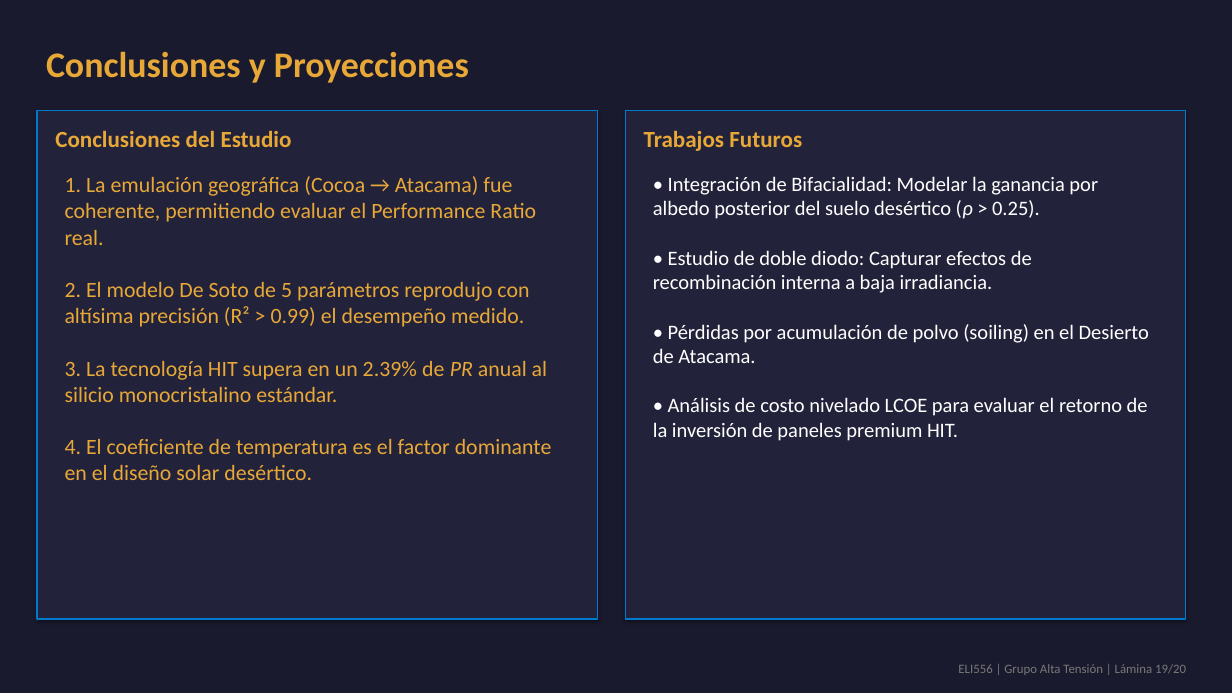
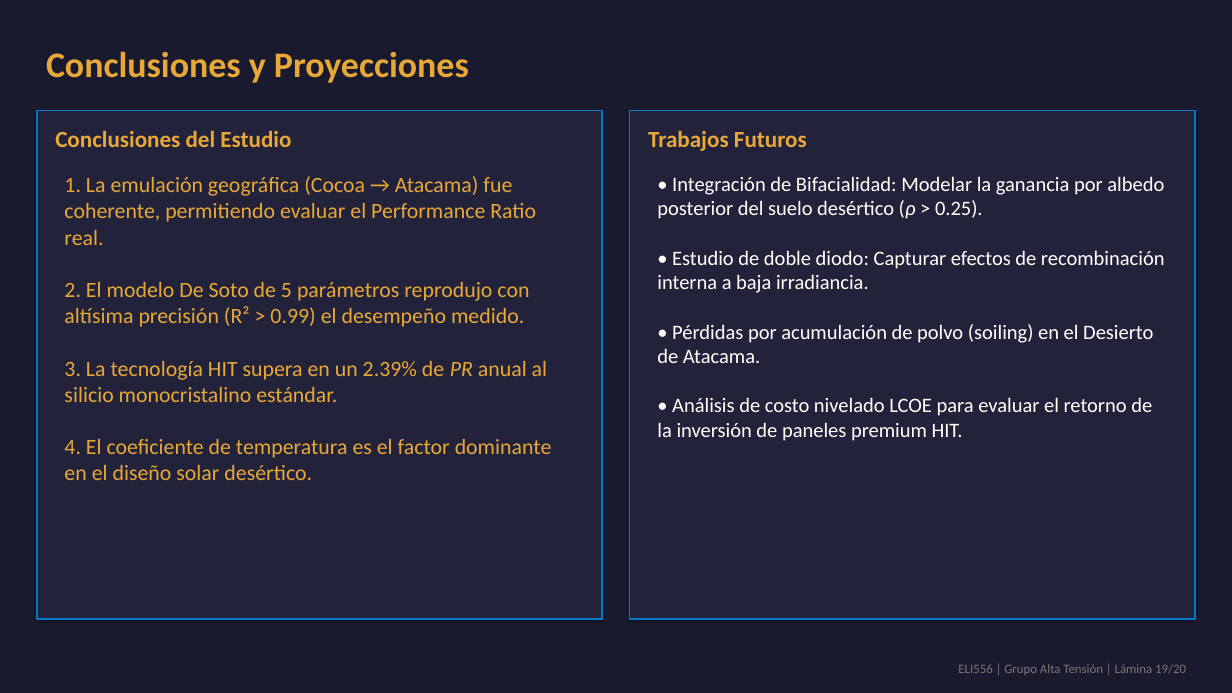
Before and after one commit to theChosen16/t2-paneles, a slide deck: slide 19 of output/Presentacion_Final_ELI556_Atacama.pptx. Drawn at 1232x693 pixels with LibreOffice and Linux fonts; fonts in the diff are those of the drawing. Boxes give left, top, right and bottom in pixels: in the first picture for what was removed or moved away, otherwise in the second. Text is boxed around its words. In the diff, an @@ line names an element or a change of style, - is before the commit and + after.

```diff
--- a/output/Presentacion_Final_ELI556_Atacama.pptx
+++ b/output/Presentacion_Final_ELI556_Atacama.pptx
@@ rectangle: place and size @@
-rectangle at (37,111,598,619)
+rectangle at (37,111,603,619)
@@ rectangle: place and size @@
-rectangle at (626,111,1187,619)
+rectangle at (630,111,1196,619)
@@ text "Trabajos Futuros": place and size @@
-text "Trabajos Futuros" at (644,131,802,151)
+text "Trabajos Futuros" at (648,131,807,151)
@@ text "• Integración de Bifacialidad: Modelar ..." rewrapped from (653,176,1149,441) to (657,176,1165,441) @@
```
Also in this commit, not shown: 12 other slides changed, 28 other files.
